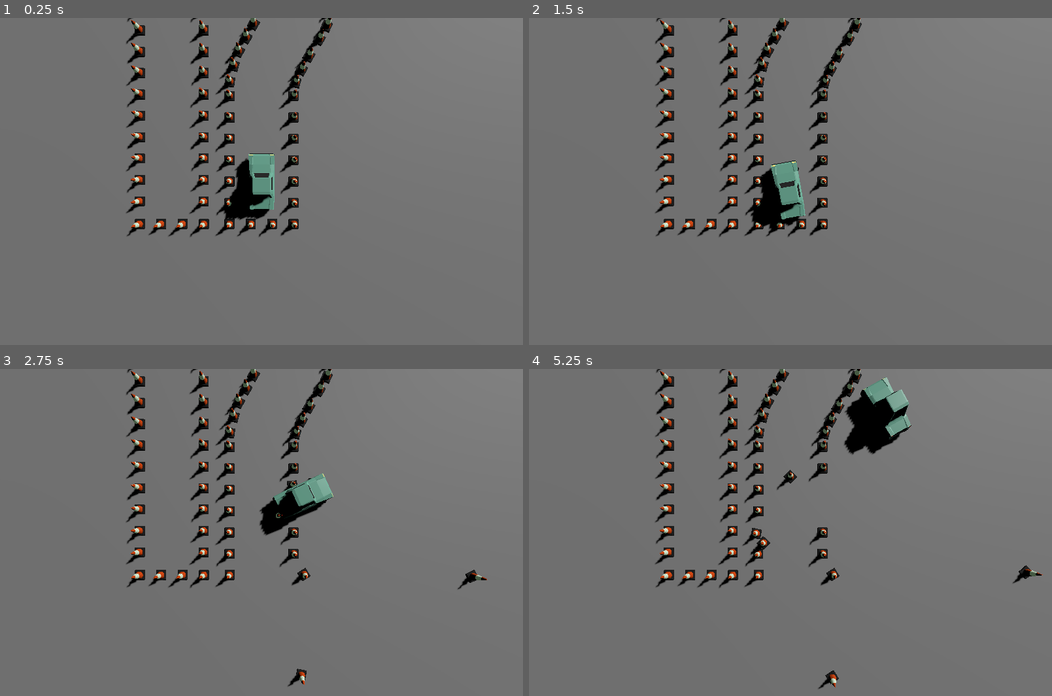
Above: before the commit, frames 1-4 (two rows, left to right).
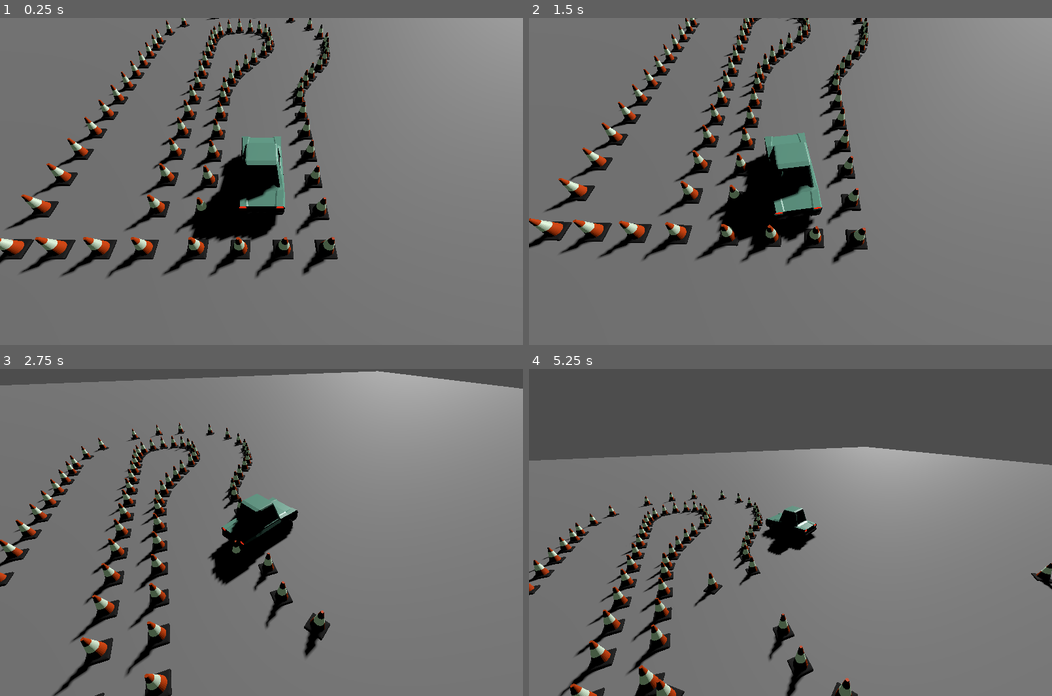
Above: after the commit, the same moments.

Repository: TomMurray/ValetV2
Game: Godot game, scene res://scenes/car_test.tscn
Same seed, same stepped clock (60 frames per second), same inputs: the game is played once before the commit and once after it.
Inputs:
- Up to frame 1 (0.25 s): no input
- Up to frame 2 (1.5 s): tap Enter at 0.5 s; hold Right (steer_right) 0.53-1.28 s; tap Space at 1.25 s; hold Down (brake_reverse) from 1.28 s (still down)
- Up to frame 3 (2.75 s): release Down (brake_reverse) at 2.03 s; hold Right (steer_right) from 2.03 s (still down)
- Up to frame 4 (5.25 s): release Right (steer_right) at 2.78 s; hold Up (accelerate) 2.78-3.53 s; hold Left (steer_left) 3.53-5.03 s; hold Down (brake_reverse) from 5.03 s (still down)

The runs differ from the first frame. In frame 1, 15% of the frame differs, in the area x 0-100%, y 0-80%; in frame 2, 14%; in frame 3, 23%; in frame 4, 41%, in the area x 0-100%, y 0-100%.
Error after the commit: Invalid access to property or key 'position' on a base object of type 'Nil'. (res://scenes/follow.gd:8)

Commit message:
Add a camera that follows the car, but maintains initial rotation via a follow/lookat script

Diff:
--- a/scenes/car_test.tscn
+++ b/scenes/car_test.tscn
@@ -1,7 +1,9 @@
-[gd_scene load_steps=5 format=3 uid="uid://dagghassaijsd"]
+[gd_scene load_steps=7 format=3 uid="uid://dagghassaijsd"]
 
 [ext_resource type="PackedScene" uid="uid://ba6xyqiidsic4" path="res://scenes/picocar.tscn" id="1_jpuht"]
 [ext_resource type="PackedScene" uid="uid://dlcl4g8eeahy7" path="res://scenes/traffic_cone.tscn" id="2_7ix00"]
+[ext_resource type="Script" path="res://scenes/follow.gd" id="2_c0ry7"]
+[ext_resource type="Script" path="res://scripts/lookat_camera.gd" id="2_rff2v"]
 
 [sub_resource type="BoxShape3D" id="BoxShape3D_xs6ya"]
 size = Vector3(100, 1, 100)
@@ -11,15 +13,20 @@
 
 [node name="Node3D" type="Node3D"]
 
-[node name="Camera3D" type="Camera3D" parent="."]
-transform = Transform3D(-1, 8.74228e-08, 3.82137e-15, 0, -4.37114e-08, 1, 8.74228e-08, 1, 4.37114e-08, 0, 10, 0)
-
-[node name="DirectionalLight3D" type="DirectionalLight3D" parent="."]
+[node name="sun" type="DirectionalLight3D" parent="."]
 transform = Transform3D(0.336415, 0.709899, -0.618763, -0.450194, 0.698352, 0.556444, 0.827134, 0.0913677, 0.554529, 0, 15.1739, 14.8684)
 shadow_enabled = true
 
 [node name="picocar" parent="." instance=ExtResource("1_jpuht")]
 colour = Color(0.466667, 0.733333, 0.639216, 1)
+
+[node name="follow_camera" type="Node3D" parent="."]
+script = ExtResource("2_c0ry7")
+
+[node name="Camera3D" type="Camera3D" parent="follow_camera" node_paths=PackedStringArray("target")]
+transform = Transform3D(-1, 6.99378e-08, -5.24542e-08, 0, 0.600006, 0.799996, 8.74228e-08, 0.799996, -0.600006, 0, 4.94629, -3.70978)
+script = ExtResource("2_rff2v")
+target = NodePath("../../picocar")
 
 [node name="ground" type="StaticBody3D" parent="."]
 metadata/_edit_lock_ = true
--- /dev/null
+++ b/scenes/follow.gd
@@ -0,0 +1,8 @@
+extends Node3D
+class_name Follow
+
+@export var target : Node3D
+
+# Called every frame. 'delta' is the elapsed time since the previous frame.
+func _process(delta):
+	position = target.position
--- /dev/null
+++ b/scripts/lookat_camera.gd
@@ -0,0 +1,9 @@
+@tool
+extends Camera3D
+class_name LookAtCamera
+
+@export var target : Node3D
+
+# Called every frame. 'delta' is the elapsed time since the previous frame.
+func _process(delta):
+	look_at(target.position, Vector3.UP)
--- a/scripts/picocar.gd
+++ b/scripts/picocar.gd
@@ -1,5 +1,6 @@
 @tool
 extends CharacterBody3D
+class_name PicoCar
 
 @export var colour := Color.WHITE:
 	set(value):
